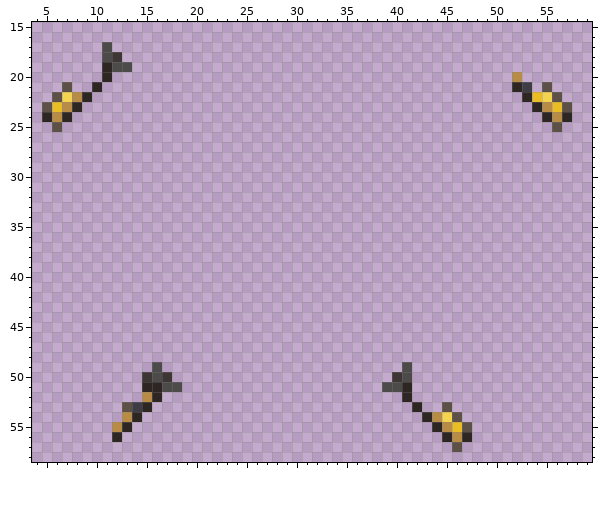
Pixel-art sprite: Resources/Textures/Objects/Tanks/emergency_yellow.rsi/inhand-right.png. The picture above is the old version.
The file is 64x64 pixels. Shown: x 4..59, y 15..58. The old version is drawn lined up with the new one.
Now the later version:
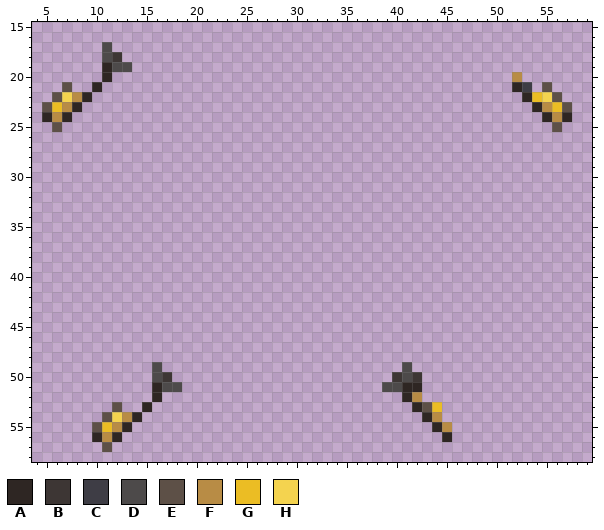
Palette (. is transparent): A #2e2623  B #3d3634  C #3e3d45  D #4d4a4a  E #5d5047  F #b88c45  G #ebbd24  H #f4d34f
Commit: Fixes inhands for small gas tanks (#2658) * Initial
What changed:
drawings rearranged on the sheet (the old picture shows each at its new place)
Changed rows in their new state; - is an unchanged pixel.
first column x 10:
50 -----.--------------------------B-----
51 -----.--------------------------A-----
52 -----.--------------------------F-----
53 --E..----------------------------EG.--
54 -EH--------------------------------..-
55 EG----------------------------------..
56 AF----------------------------------..
57 -E----------------------------------.-
